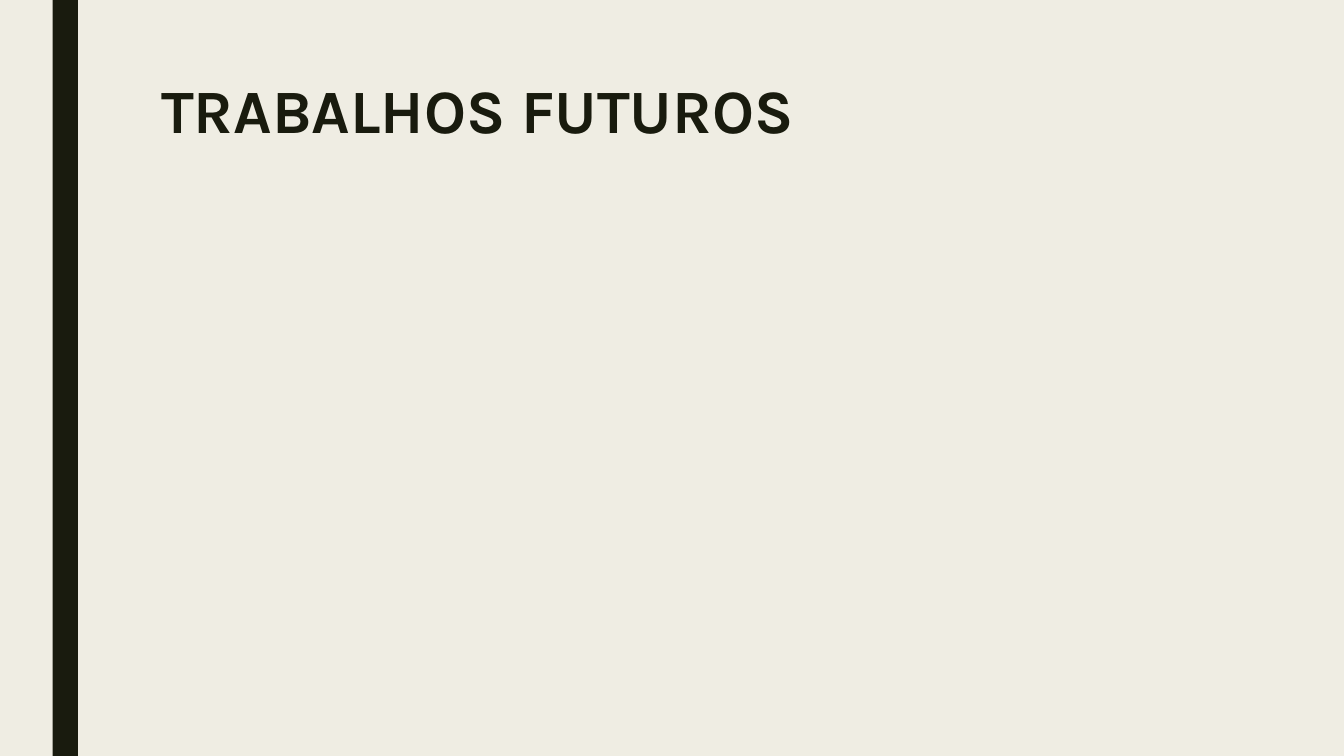
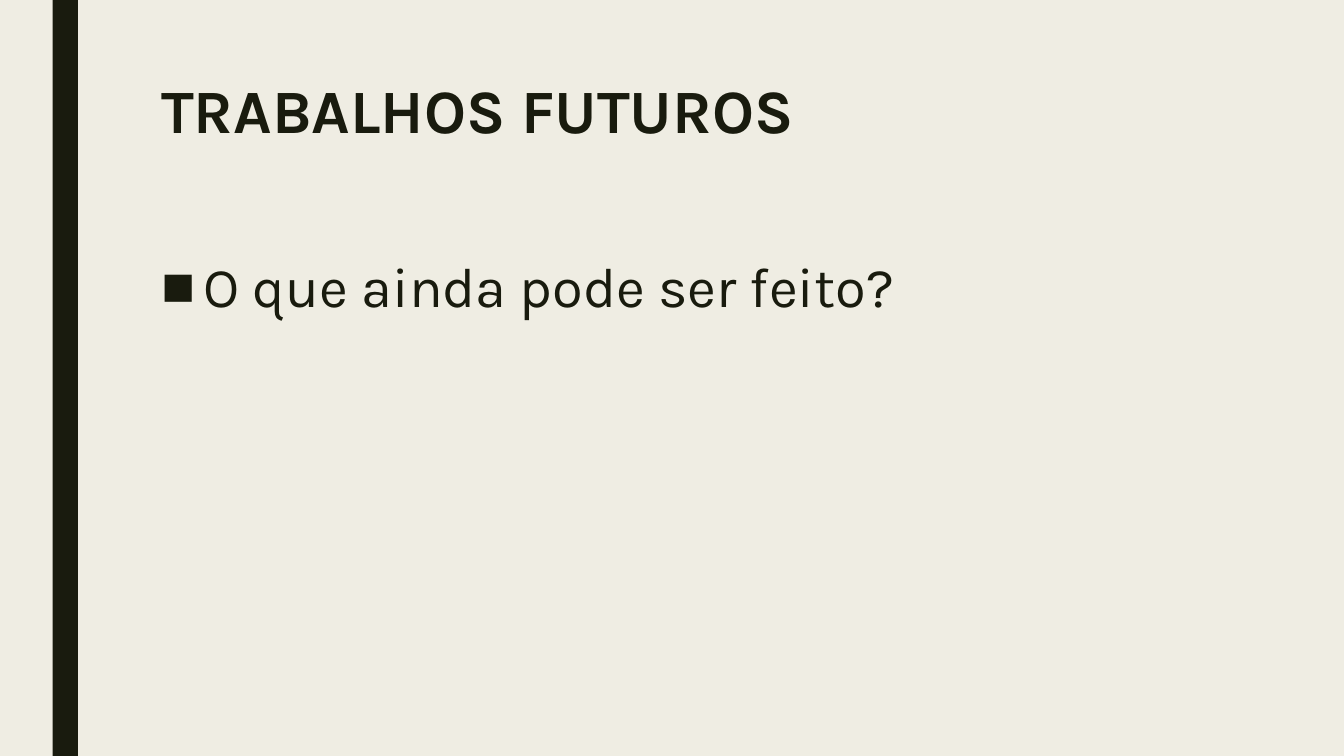
Before and after one commit to jfssantini/NPJeDocuments, a slide deck: slide 10 of NPJ.pptx (slide 26 before the commit). Drawn at 1344x756 pixels with LibreOffice and Linux fonts; fonts in the diff are those of the drawing. Boxes give left, top, right and bottom in pixels: in the first picture for what was removed or moved away, otherwise in the second. Text is boxed around its words. In the diff, an @@ line names an element or a change of style, - is before the commit and + after.

Commit message:
Update apresentação.

```diff
--- a/NPJ.pptx
+++ b/NPJ.pptx
@@ text added at (204,268,894,321), 40 pt, text #191B0E @@
+■ O que ainda pode ser feito?
```
Also in this commit, not shown: 1 other slide changed, 16 slides removed.
